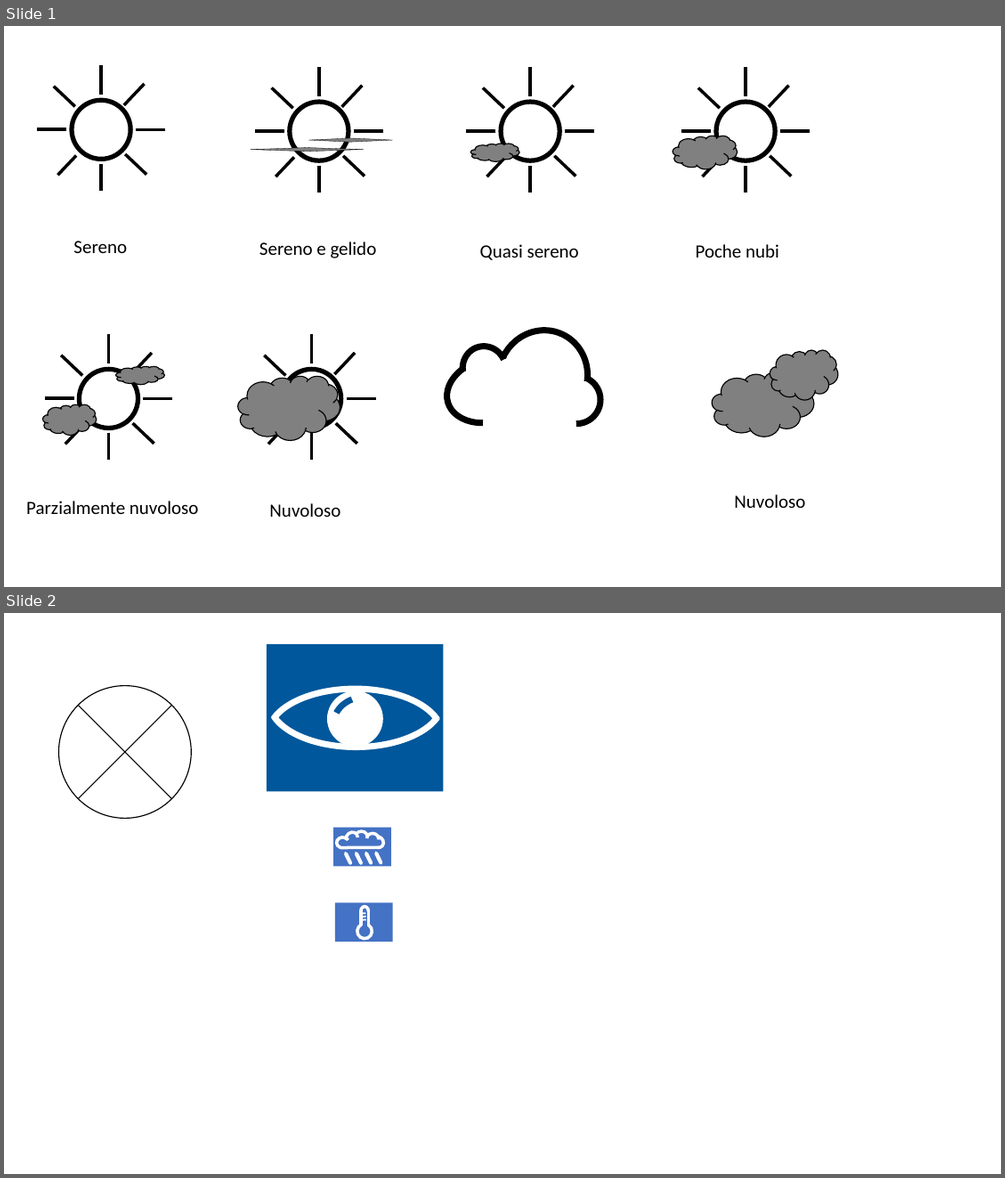
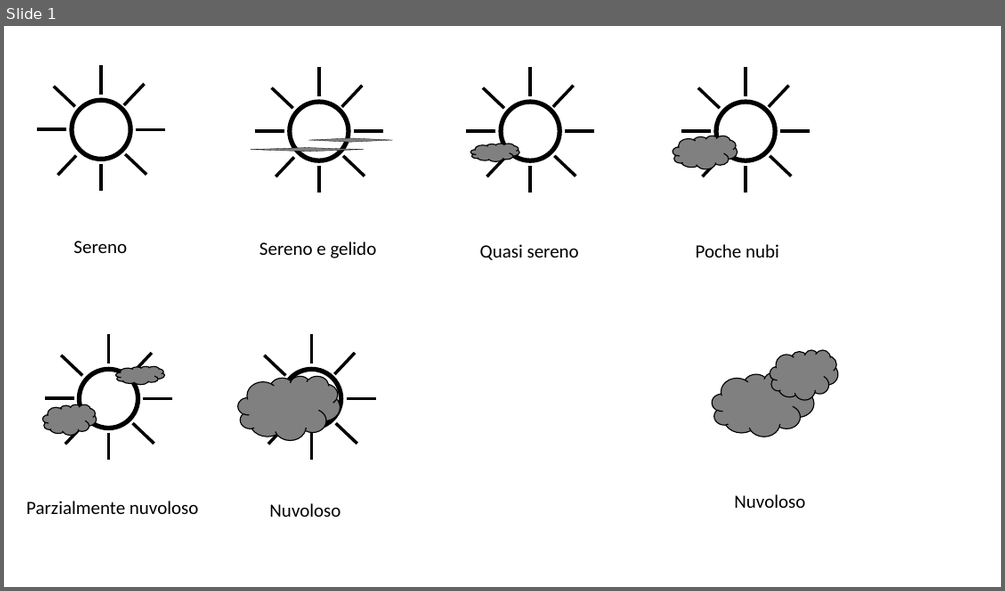
Before and after one commit to paserv/GAE, a slide deck: MadMeteo/res/icons.pptx. Shown one above the other, each under a label of ours: slides 1 and 2 before the commit, slide 1 after it. The pictures are 1005x1178 and 1005x591 pixels, drawn with LibreOffice and Linux fonts; fonts in the diff are those of the drawing. Boxes give left, top, right and bottom in pixels: in the first picture for what was removed or moved away, otherwise in the second. Text is boxed around its words. In the diff, an @@ line names an element or a change of style, - is before the commit and + after.

```diff
--- a/MadMeteo/res/icons.pptx
+++ b/MadMeteo/res/icons.pptx
@@ slide 2 removed at box(4, 613, 1001, 1174), background #FFFFFF @@
@@ flow chart summing junction removed at box(58, 686, 191, 818) @@
@@ group removed at box(267, 644, 443, 792): 3 arc (boxed as its full ellipse)s, 1 rectangle, 1 ellipse @@
@@ rectangle removed at box(334, 827, 391, 866) @@
@@ arc (boxed as its full ellipse) removed at box(337, 837, 349, 848) @@
@@ line removed from (340, 848) to (379, 847) @@
@@ flow chart display removed at box(343, 851, 352, 865) @@
@@ arc (boxed as its full ellipse) removed at box(344, 829, 360, 845) @@
@@ flow chart display removed at box(353, 851, 363, 865) @@
@@ arc (boxed as its full ellipse) removed at box(356, 831, 367, 842) @@
@@ flow chart display removed at box(364, 851, 373, 865) @@
@@ arc (boxed as its full ellipse) removed at box(367, 833, 379, 844) @@
@@ arc (boxed as its full ellipse) removed at box(370, 834, 386, 850) @@
@@ flow chart display removed at box(373, 851, 383, 865) @@
@@ rectangle removed at box(335, 902, 393, 941) @@
@@ arc (boxed as its full ellipse) removed at box(355, 922, 374, 941) @@
@@ line removed from (361, 910) to (361, 925) @@
@@ arc (boxed as its full ellipse) removed at box(361, 907, 369, 916) @@
@@ line removed from (361, 914) to (366, 913) @@
@@ line removed from (361, 916) to (366, 916) @@
@@ line removed from (362, 919) to (366, 919) @@
@@ line removed from (369, 910) to (369, 925) @@
@@ slide 1 changed as well @@
@@ arc (boxed as its full ellipse) removed at box(485, 317, 601, 435) @@
@@ arc (boxed as its full ellipse) removed at box(457, 341, 511, 396) @@
@@ arc (boxed as its full ellipse) removed at box(439, 348, 541, 433) @@
@@ arc (boxed as its full ellipse) removed at box(546, 369, 607, 431) @@
```
Also in this commit, not shown: 2 slides added, 11 other files.
